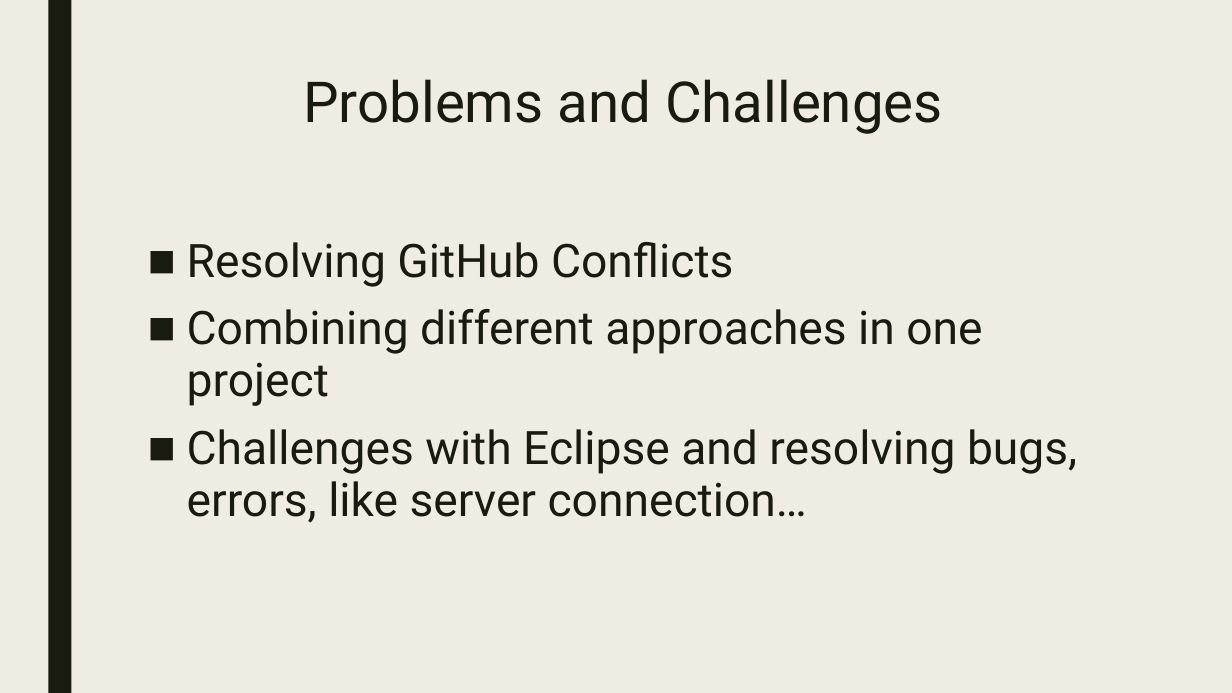
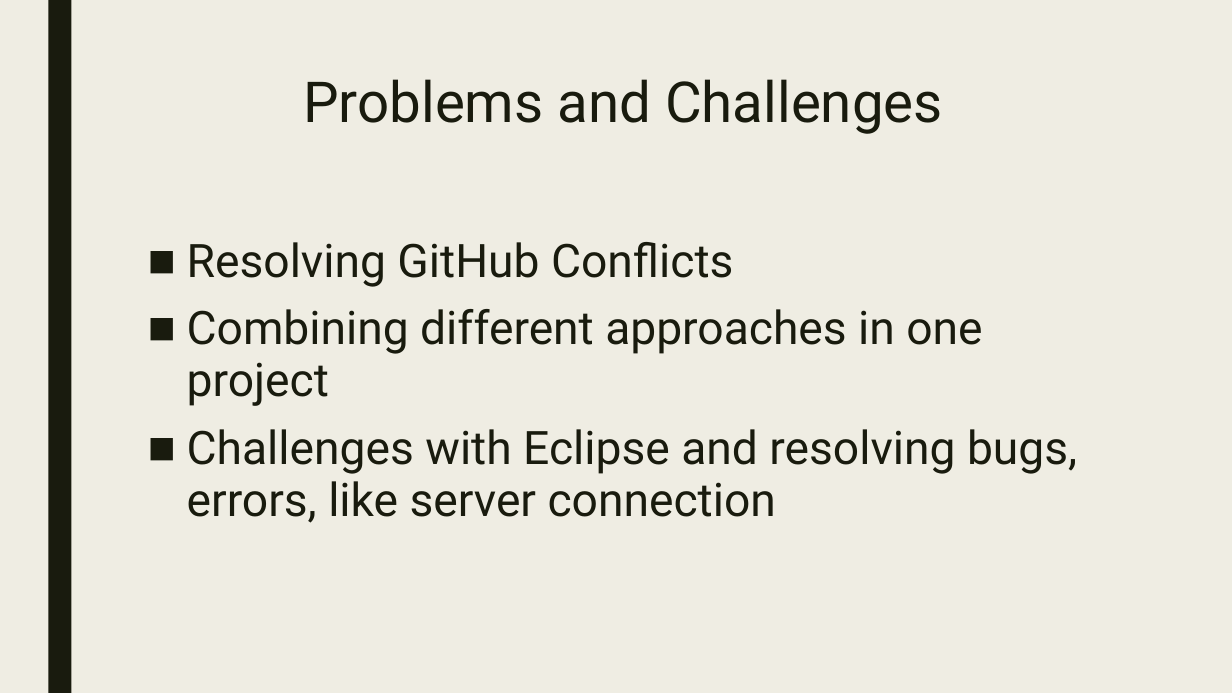
Before and after one commit to Valini/OfficeGit, a slide deck: slide 4 of The OfficePPT.pptx. Drawn at 1232x693 pixels with LibreOffice and Linux fonts; fonts in the diff are those of the drawing. Boxes give left, top, right and bottom in pixels: in the first picture for what was removed or moved away, otherwise in the second. Text is boxed around its words. In the diff, an @@ line names an element or a change of style, - is before the commit and + after.

```diff
--- a/The OfficePPT.pptx
+++ b/The OfficePPT.pptx
@@ text at (x1=187, y1=429, x2=1077, y2=523): text changed @@
-■ Challenges with Eclipse and resolving bugs, errors, like server connection…
+■ Challenges with Eclipse and resolving bugs, errors, like server connection
```
Also in this commit, not shown: 1 other slide changed.
